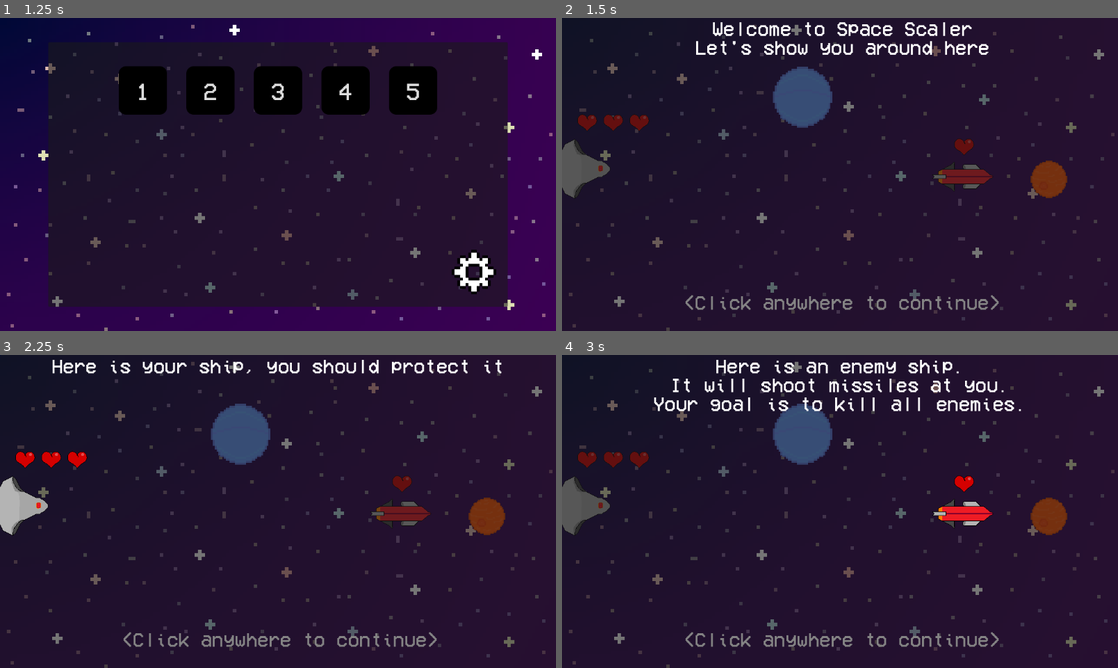
Above: before the commit, frames 1-4 (two rows, left to right).
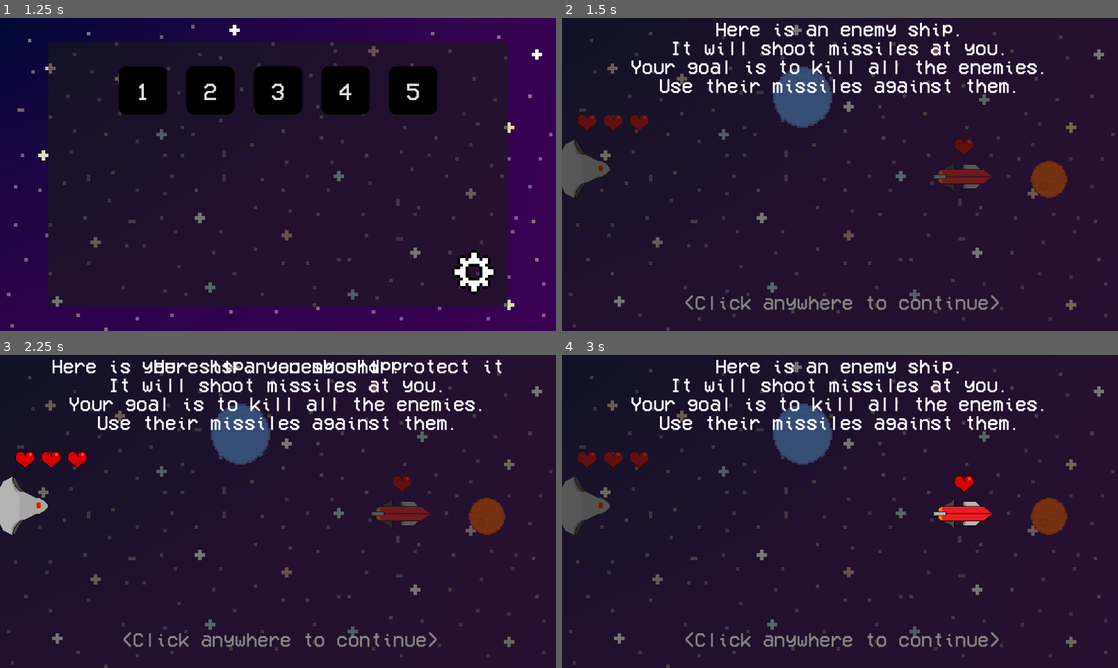
Above: after the commit, the same moments.

Repository: farkon00/GMTK2024
Game: Godot game, scene res://Main.tscn
Same seed, same stepped clock (60 frames per second), same inputs: the game is played once before the commit and once after it. Sound files missing from this copy of the repository are replaced by a short silence.
Inputs (mouse positions are in pixels of both pictures, inside the frame that each line leads up to):
- Up to frame 1 (1.25 s): click "Play" at 0.5 s
- Up to frame 2 (1.5 s): click "1" at 1.25 s
- Up to frame 3 (2.25 s): tap Enter at 2 s; move the mouse to (400, 495) at 2.02 s; click (400, 495) at 2.17 s
- Up to frame 4 (3 s): tap Enter at 2.75 s; move the mouse to (728, 527) at 2.77 s; click (728, 527) at 2.92 s

Frame 1 is identical in both runs. In frame 2, 4.4% of the frame differs, in the area x 12-87%, y 1-24%; in frame 3, 3.4%; in frame 4, 2.2%.

Commit message:
fix tutorial text

Diff:
--- a/Levels/tutorial.tscn
+++ b/Levels/tutorial.tscn
@@ -42,6 +42,7 @@
 offset_bottom = 651.0
 
 [node name="WelcomeLabel" type="Label" parent="TutorialManager/Panel"]
+visible = false
 z_index = 12
 layout_mode = 1
 anchors_preset = -1
@@ -78,7 +79,6 @@
 horizontal_alignment = 1
 
 [node name="EnemyShipLabel" type="Label" parent="TutorialManager/Panel"]
-visible = false
 z_index = 12
 layout_mode = 1
 anchors_preset = -1
@@ -94,7 +94,8 @@
 theme_override_font_sizes/font_size = 40
 text = "Here is an enemy ship.
 It will shoot missiles at you.
-Your goal is to kill all enemies."
+Your goal is to kill all the enemies.
+Use their missiles against them."
 horizontal_alignment = 1
 
 [node name="EnemyShipLabel2" type="Label" parent="TutorialManager/Panel"]
